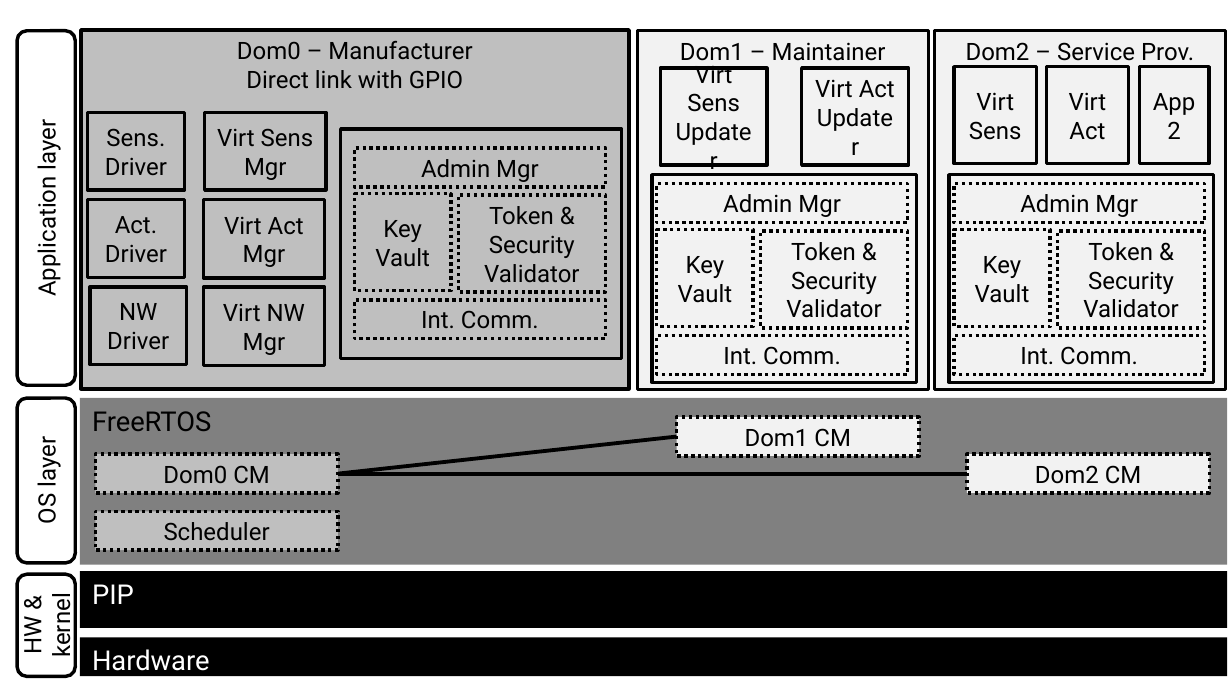
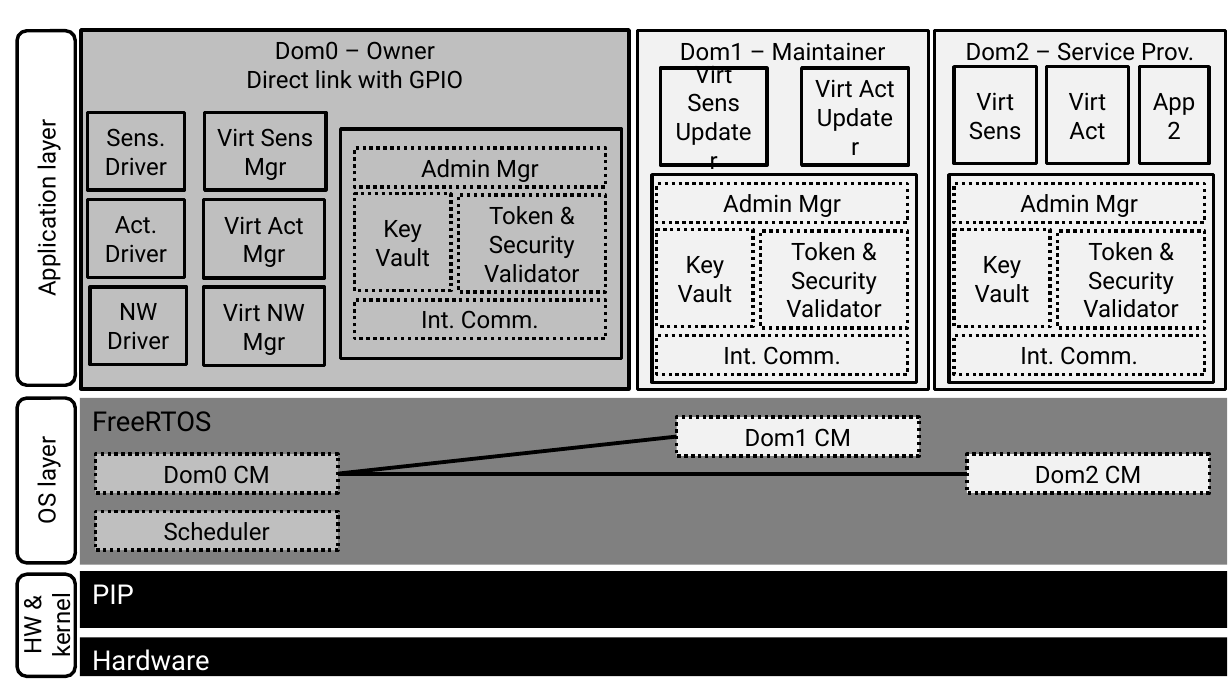
Before and after one commit to ymah/pip-odsi, a slide deck: slide 1 of papier/odsi_wp1wp3/figures/layers.pptx. Drawn at 1232x693 pixels with LibreOffice and Linux fonts; fonts in the diff are those of the drawing. Boxes give left, top, right and bottom in pixels: in the first picture for what was removed or moved away, otherwise in the second. Text is boxed around its words. In the diff, an @@ line names an element or a change of style, - is before the commit and + after.

```diff
--- a/papier/odsi_wp1wp3/figures/layers.pptx
+++ b/papier/odsi_wp1wp3/figures/layers.pptx
@@ text in rectangle at [275, 41, 435, 60]: text changed @@
-Dom0 – Manufacturer
+Dom0 – Owner
```
Also in this commit, not shown: 1 other slide changed, 13 other files.
